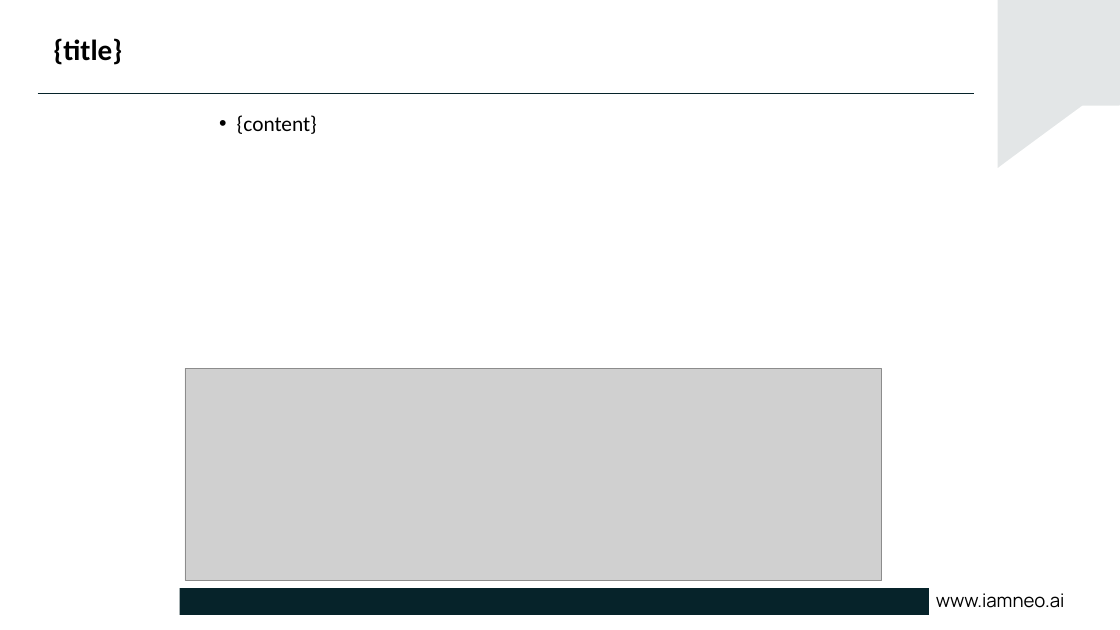
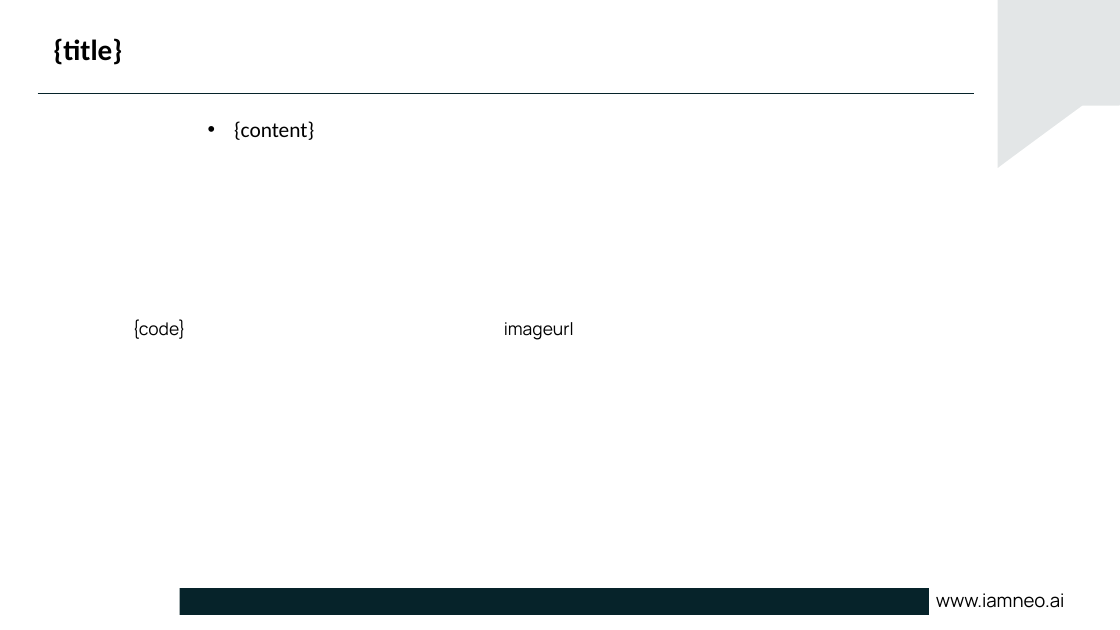
Before and after one commit to DivakarSathees/PptxGenerator-python, a slide deck: slide 3 of temp.pptx. Drawn at 1120x630 pixels with LibreOffice and Linux fonts; fonts in the diff are those of the drawing; grey boxes stand for pictures; background and template pictures are left out. Boxes give left, top, right and bottom in pixels: in the first picture for what was removed or moved away, otherwise in the second. Text is boxed around its words. In the diff, an @@ line names an element or a change of style, - is before the commit and + after.

```diff
--- a/temp.pptx
+++ b/temp.pptx
@@ text "{content}" at (x1=234, y1=121, x2=314, y2=140): indent changed @@
@@ text added at (x1=132, y1=319, x2=186, y2=339), 18 pt, text #000000 @@
+{code}
@@ text added at (x1=504, y1=322, x2=574, y2=340), 18 pt, text #000000 @@
+imageurl
@@ picture removed at (x1=185, y1=368, x2=881, y2=580) @@
```
Also in this commit, not shown: 10 other slides changed, 13 other files.
